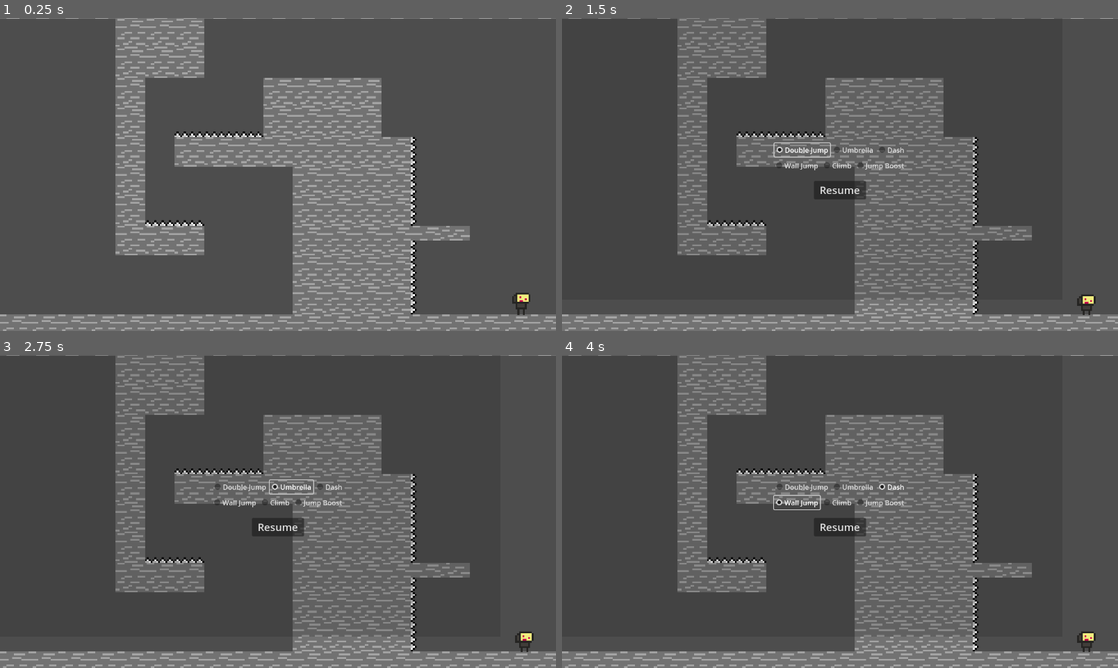
Above: before the commit, frames 1-4 (two rows, left to right).
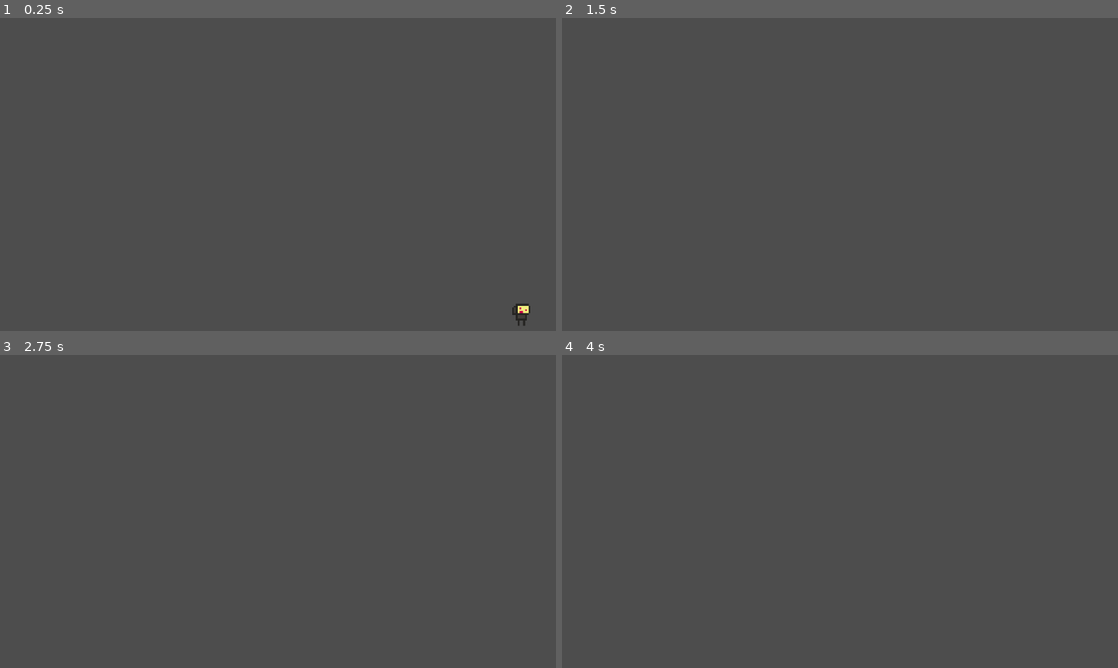
Above: after the commit, the same moments.

Repository: arcality/Built-to-Scale-GMTK-2024
Game: Godot game, scene res://scenes/main.tscn
Two runs of this game, one before a commit and one after it. Both use one fixed random seed, a clock stepped at 60 frames per second and the inputs below. The engine's default icon, where the game draws it, is replaced by a stand-in: a white triangle on a blue panel in a dark square.
Inputs (mouse positions are in pixels of both pictures, inside the frame that each line leads up to):
- Up to frame 1 (0.25 s): no input
- Up to frame 2 (1.5 s): move the mouse to (962, 158) at 0.52 s; hold D (move_right) 0.53-1.25 s; tap E (edit) at 0.6 s; click (962, 158) at 0.67 s; tap Space (jump) at 0.77 s; click (801, 149) at 1.25 s, where only the run before the commit has a clickable "Double Jump"
- Up to frame 3 (2.75 s): click (289, 486) at 2 s, where only the run before the commit has a clickable "Umbrella"
- Up to frame 4 (4 s): click (890, 486) at 2.75 s, where only the run before the commit has a clickable "Dash"; click (795, 502) at 3.5 s, where only the run before the commit has a clickable "Wall Jump"

The runs differ from the first frame. In frame 1, 32% of the frame differs, in the area x 0-100%, y 0-100%; in frame 2, 15%; in frame 3, 15%; in frame 4, 15%.

Commit message:
begun trying to implement level switching

Diff:
--- a/scenes/main.tscn
+++ b/scenes/main.tscn
@@ -1,9 +1,8 @@
-[gd_scene load_steps=7 format=3 uid="uid://v30ilrrghva1"]
+[gd_scene load_steps=6 format=3 uid="uid://v30ilrrghva1"]
 
 [ext_resource type="Script" path="res://scripts/main.gd" id="1_8n6hf"]
 [ext_resource type="PackedScene" uid="uid://dujgkqlppnd1d" path="res://scenes/temp_terrain.tscn" id="1_k1u6s"]
 [ext_resource type="PackedScene" uid="uid://dol4ikt2xc18v" path="res://scenes/player.tscn" id="2_tyjf3"]
-[ext_resource type="PackedScene" uid="uid://3aqhs86jpg2f" path="res://scenes/levels/level_one.tscn" id="3_723ci"]
 [ext_resource type="PackedScene" uid="uid://ce5q1qa0j4hhh" path="res://scenes/edit_area.tscn" id="4_lfd5i"]
 [ext_resource type="PackedScene" uid="uid://beebwu1e2xqof" path="res://scenes/edit_menu.tscn" id="6_ty4xn"]
 
@@ -13,9 +12,6 @@
 [node name="TempTerrain" parent="." instance=ExtResource("1_k1u6s")]
 visible = false
 position = Vector2(623, 1326)
-
-[node name="LevelOne" parent="." instance=ExtResource("3_723ci")]
-position = Vector2(538, 274)
 
 [node name="Player" parent="." instance=ExtResource("2_tyjf3")]
 position = Vector2(663, 222)
--- a/scripts/main.gd
+++ b/scripts/main.gd
@@ -6,12 +6,18 @@
 var editing = false
 var in_edit_bounds = false
 
+var levels = {"LevelOne":preload("res://scenes/levels/level_one.tscn").instantiate()}
 var level_spawns = {"LevelOne":Vector2(1200,600)}
+
+#var game = preload("res://scenes/levels/level_one.tscn").instantiate()
+
 
 # Called when the node enters the scene tree for the first time.
 func _ready():
-	$Player.position = level_spawns["LevelOne"]
-	$Player.spawn_position = level_spawns["LevelOne"]
+	#$Player.position = level_spawns["LevelOne"]
+	#$Player.spawn_position = level_spawns["LevelOne"]
+	change_to_level("LevelOne")
+
 
 func _process(_delta):
 		# if edit key is pressed while in this area, enter editing menu
@@ -28,6 +34,12 @@
 
 	editing = !editing
 
+func change_to_level(level:String):
+	$Player.position = level_spawns[level]
+	$Player.spawn_position = level_spawns[level]
+	$edit_area.position = level_spawns[level]
+	get_tree().get_root().add_child(levels[level])
+
 
 # is player in bounds?
 func _on_edit_area_player_entered(_body):
